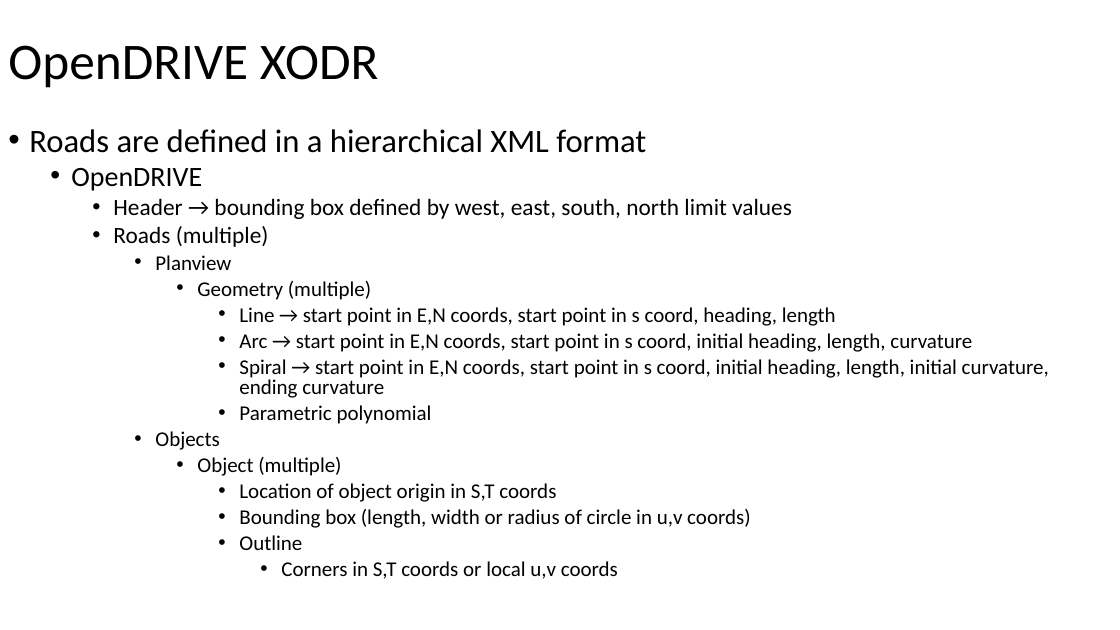
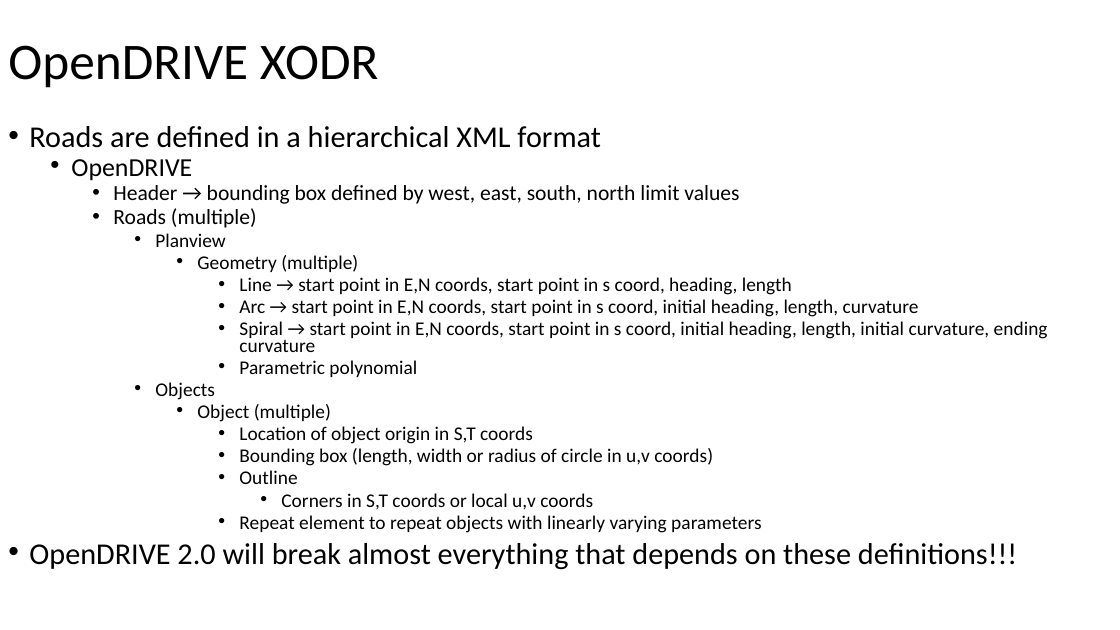
Before and after one commit to ivsg-psu/PathPlanning_MapTools_ParseXODR, a slide deck: slide 2 of Documents/OpenDRIVE-MATLAB.pptx. Drawn at 1120x630 pixels with LibreOffice and Linux fonts; fonts in the diff are those of the drawing. Boxes give left, top, right and bottom in pixels: in the first picture for what was removed or moved away, otherwise in the second. Text is boxed around its words. In the diff, an @@ line names an element or a change of style, - is before the commit and + after.

```diff
--- a/Documents/OpenDRIVE-MATLAB.pptx
+++ b/Documents/OpenDRIVE-MATLAB.pptx
@@ text at [29, 126, 1048, 510]: size 28 to 25.9 pt in "Roads are defined in a hierarchical XML ..."; size 24 to 22.2 pt in "OpenDRIVE"; size 20 to 18.5 pt in "Header → bounding box defined by west, ...", "Roads (multiple)"; size 18 to 16.6 pt in "Planview", "Geometry (multiple)", "Line → start point in E,N coords, ...", "Arc → start point in E,N coords, ..." and 8 more places; line spacing 0.8 to 0.7 @@
@@ text at [29, 515, 1017, 570]: paragraphs added @@
+          • Repeat element to repeat objects with linearly varying parameters
+• OpenDRIVE 2.0 will break almost everything that depends on these definitions!!!
```
Also in this commit, not shown: 2 other slides changed, 4 other files.
